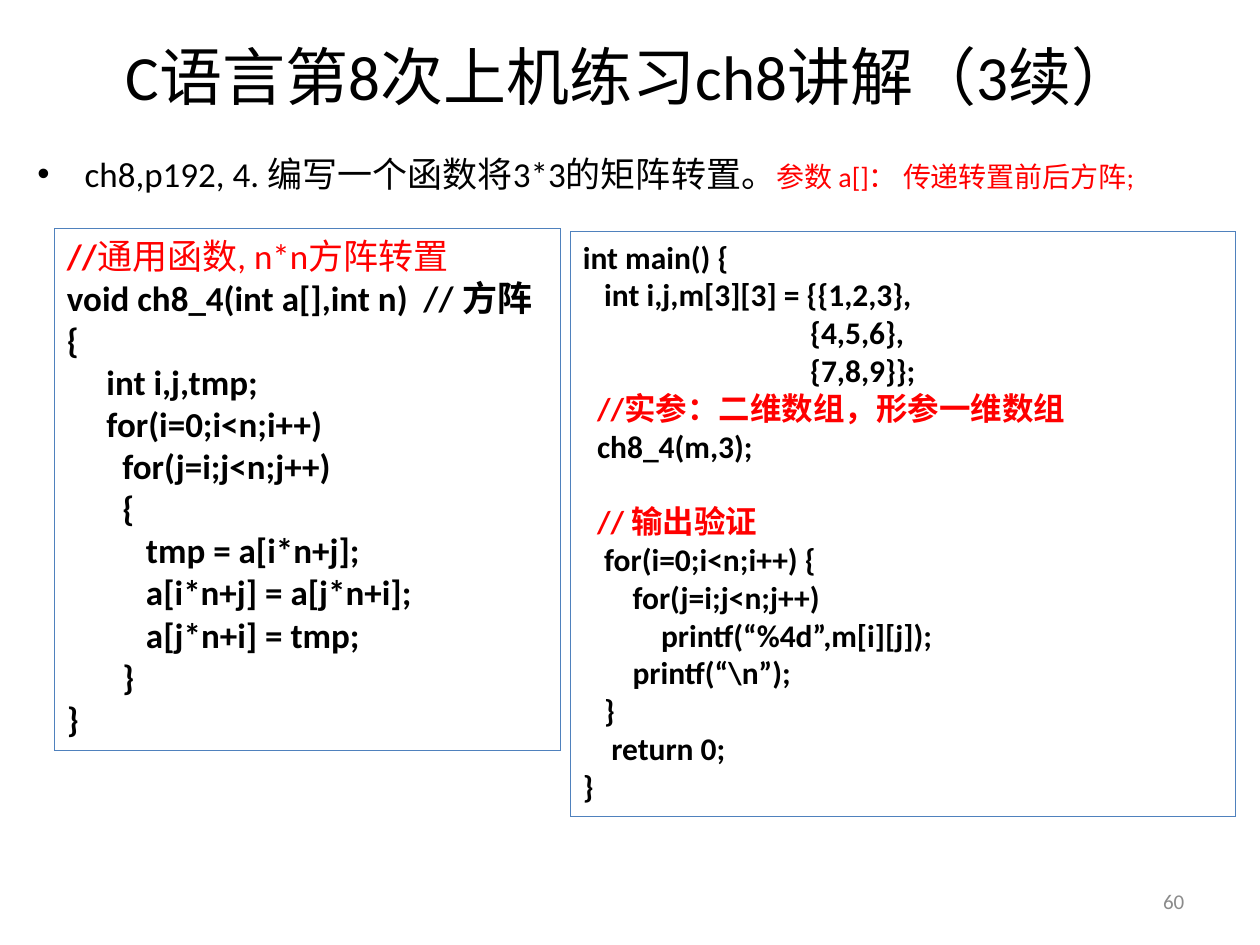
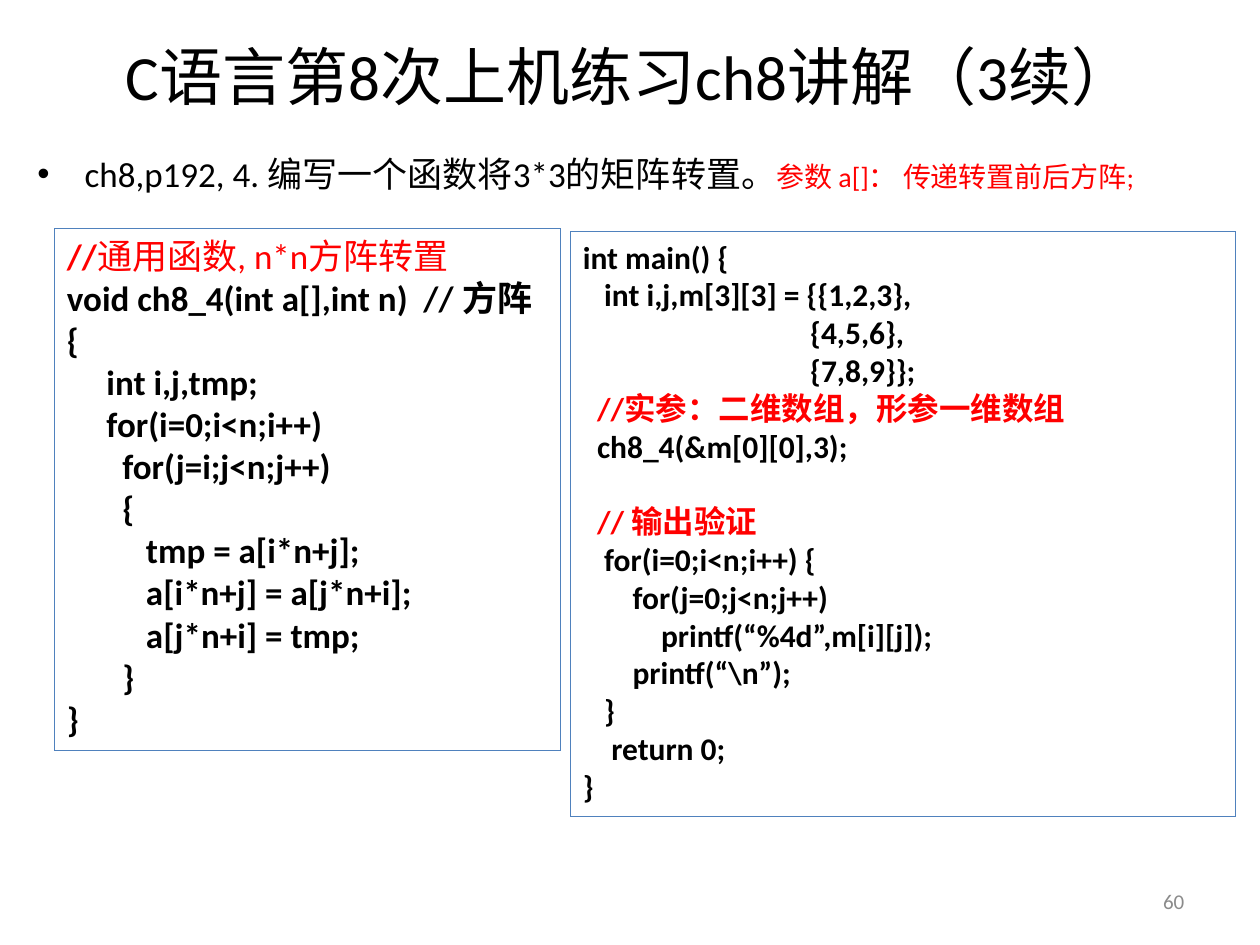
Before and after one commit to jtrfid/C-Repositories, a slide deck: slide 60 of 2016/上机安排.pptx. Drawn at 1260x945 pixels with LibreOffice and Linux fonts; fonts in the diff are those of the drawing. Boxes give left, top, right and bottom in pixels: in the first picture for what was removed or moved away, otherwise in the second. Text is boxed around its words. In the diff, an @@ line names an element or a change of style, - is before the commit and + after.

```diff
--- a/2016/上机安排.pptx
+++ b/2016/上机安排.pptx
@@ text in rectangle at box(597, 435, 847, 463): text changed @@
-ch8_4(m,3);
+ch8_4(&m[0][0],3);
@@ text in rectangle at box(633, 586, 828, 615): text changed @@
-for(j=i;j<n;j++)
+for(j=0;j<n;j++)
```
Also in this commit, not shown: 3 other slides changed, 1 slide removed, 8 other files.
